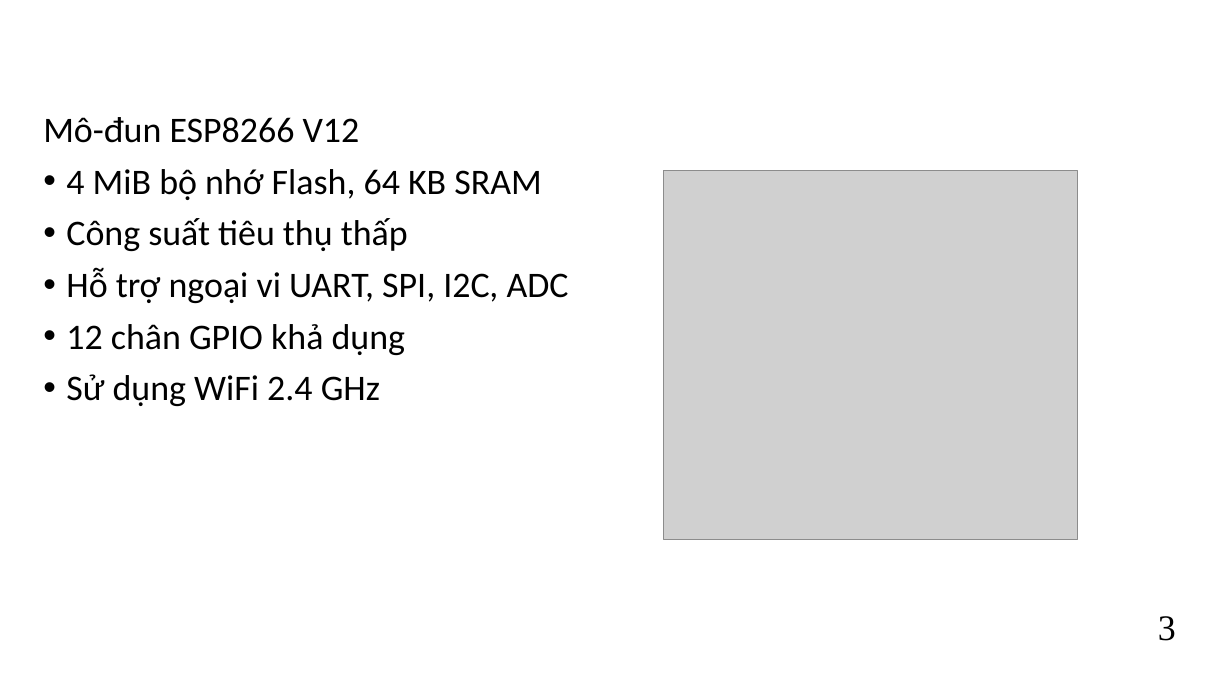
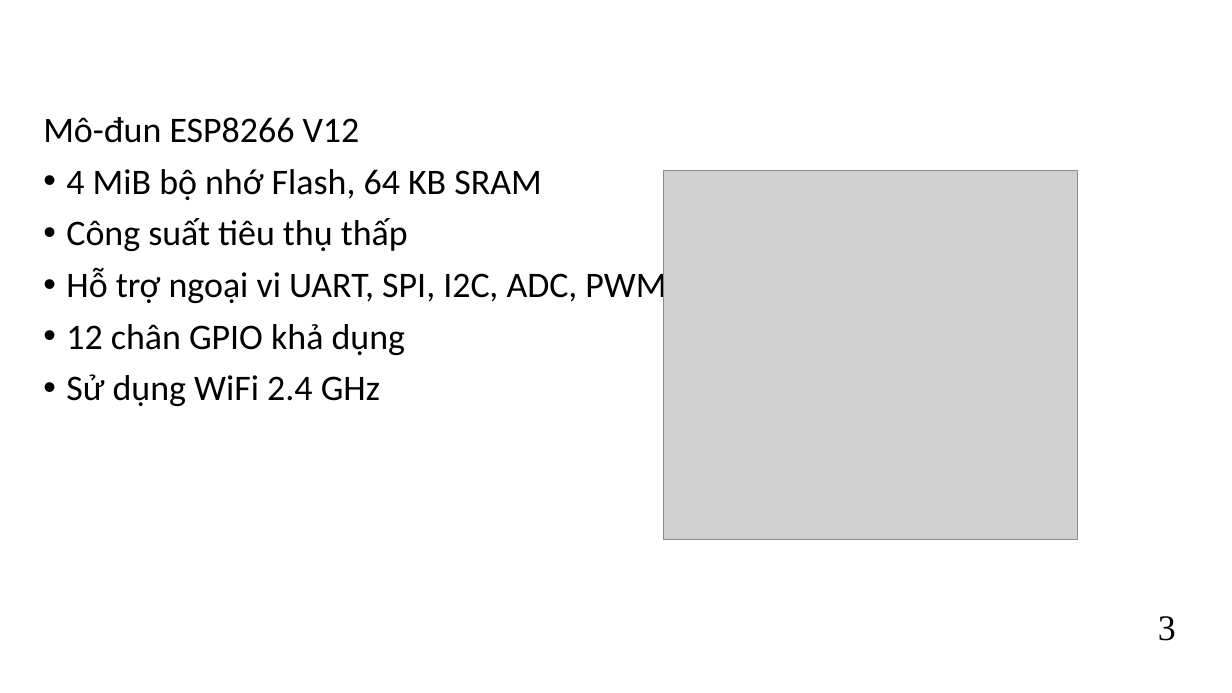
Before and after one commit to kurooroo/DATN, a slide deck: slide 6 of documents/Slide Đồ án tốt nghiệp_Nguyễn Tuấn Anh_REV1.pptx. Drawn at 1232x693 pixels with LibreOffice and Linux fonts; fonts in the diff are those of the drawing; grey boxes stand for pictures; background and template pictures are left out. Boxes give left, top, right and bottom in pixels: in the first picture for what was removed or moved away, otherwise in the second. Text is boxed around its words. In the diff, an @@ line names an element or a change of style, - is before the commit and + after.

Commit message:
update slide

```diff
--- a/documents/Slide Đồ án tốt nghiệp_Nguyễn Tuấn Anh_REV1.pptx
+++ b/documents/Slide Đồ án tốt nghiệp_Nguyễn Tuấn Anh_REV1.pptx
@@ text at (x1=66, y1=267, x2=666, y2=306): text changed @@
-• Hỗ trợ ngoại vi UART, SPI, I2C, ADC
+• Hỗ trợ ngoại vi UART, SPI, I2C, ADC, PWM
```
Also in this commit, not shown: 2 other slides changed, 2 slides removed, 1 other file.
